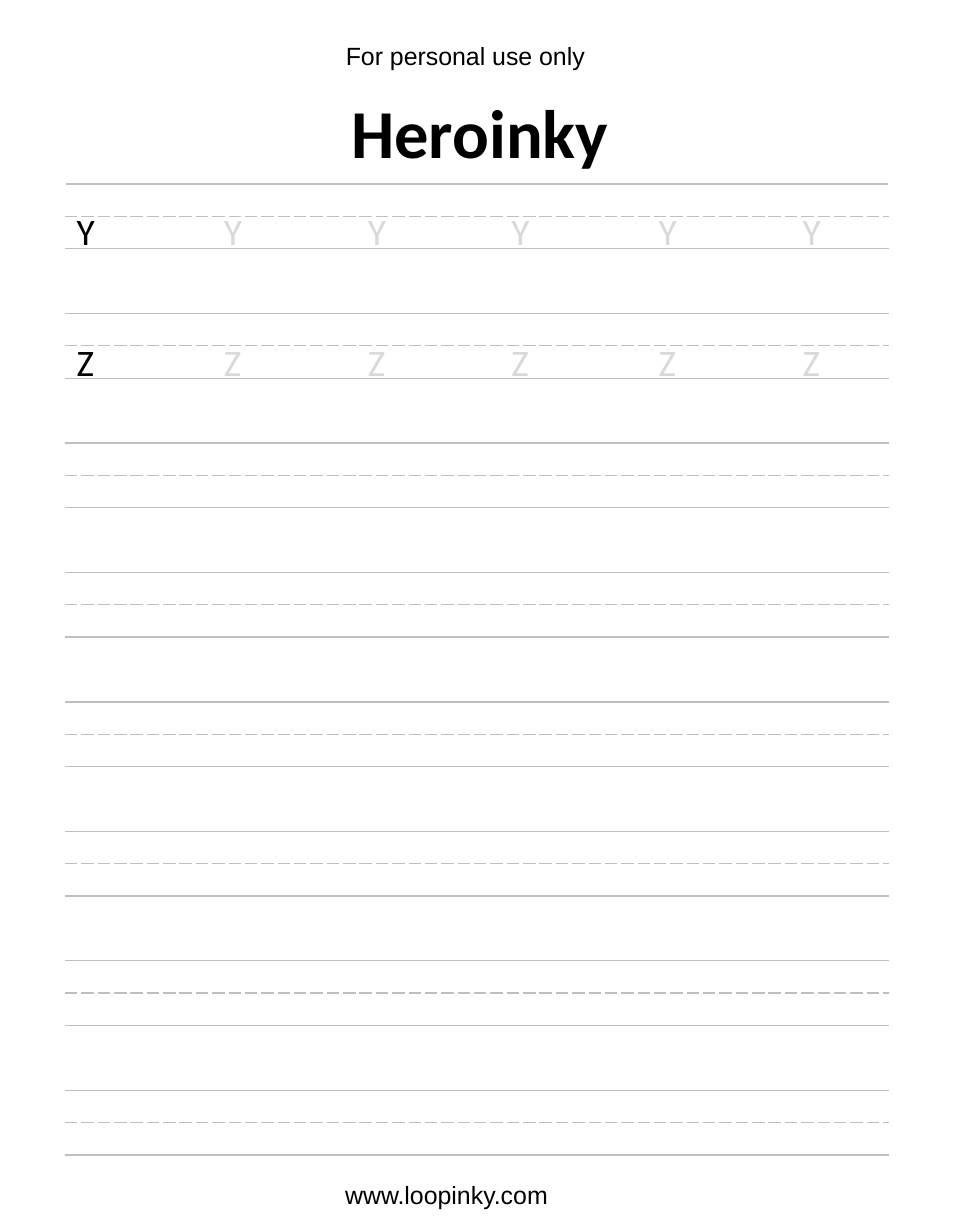
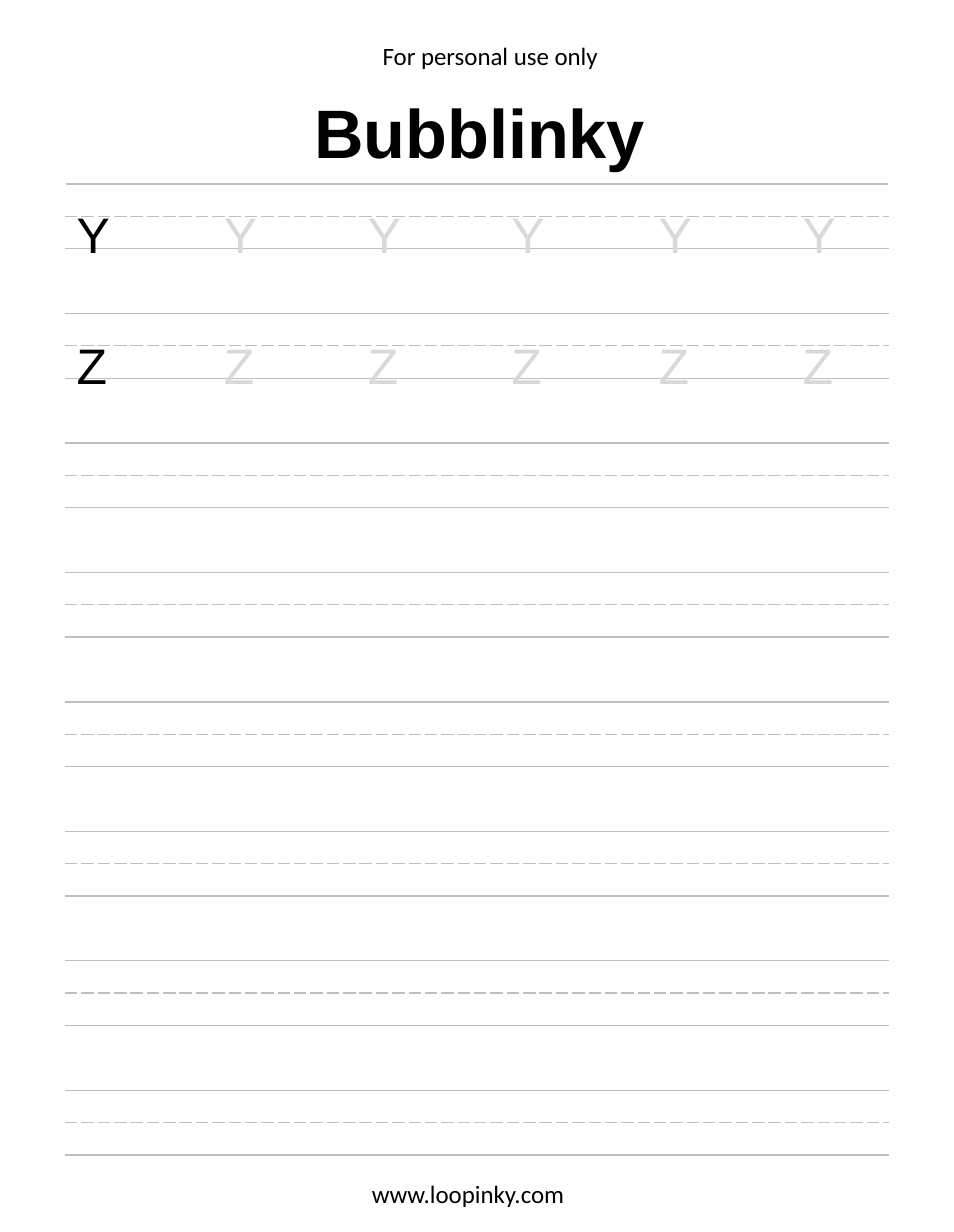
Before and after one commit to Loopinky/loopinky.com, a slide deck: slide 8 of Heroinky.pptx. Drawn at 954x1232 pixels with LibreOffice and Linux fonts; fonts in the diff are those of the drawing. Boxes give left, top, right and bottom in pixels: in the first picture for what was removed or moved away, otherwise in the second. Text is boxed around its words. In the diff, an @@ line names an element or a change of style, - is before the commit and + after.

```diff
--- a/Heroinky.pptx
+++ b/Heroinky.pptx
@@ text "For personal use only": place and size @@
-text "For personal use only" at <box>346,47,585,71</box>
+text "For personal use only" at <box>383,47,598,69</box>
@@ text "For personal use only" at <box>383,47,598,69</box>: font Arial to Calibri; alignment left to centre @@
@@ text at <box>314,108,645,170</box>: text changed; font Calibri to Arial @@
-Heroinky
+Bubblinky
@@ size 24 to 32 pt, font Calibri to Arial in 12 elements at <box>77,216,110,253</box>, <box>224,216,257,249</box>, <box>368,216,401,249</box>, <box>511,216,544,249</box>, <box>659,216,692,249</box>, <box>803,216,836,249</box>, <box>511,345,541,379</box>, <box>659,345,689,379</box>, <box>803,345,833,379</box>, <box>77,345,107,384</box>, <box>224,345,254,379</box>, <box>368,345,398,379</box> @@
@@ text "www.loopinky.com" at <box>372,1185,564,1207</box>: font Arial to Calibri; alignment left to centre @@
@@ text "www.loopinky.com": place and size @@
-text "www.loopinky.com" at <box>345,1186,548,1210</box>
+text "www.loopinky.com" at <box>372,1185,564,1207</box>
```
Also in this commit, not shown: 9 other slides changed, 20 other files.
